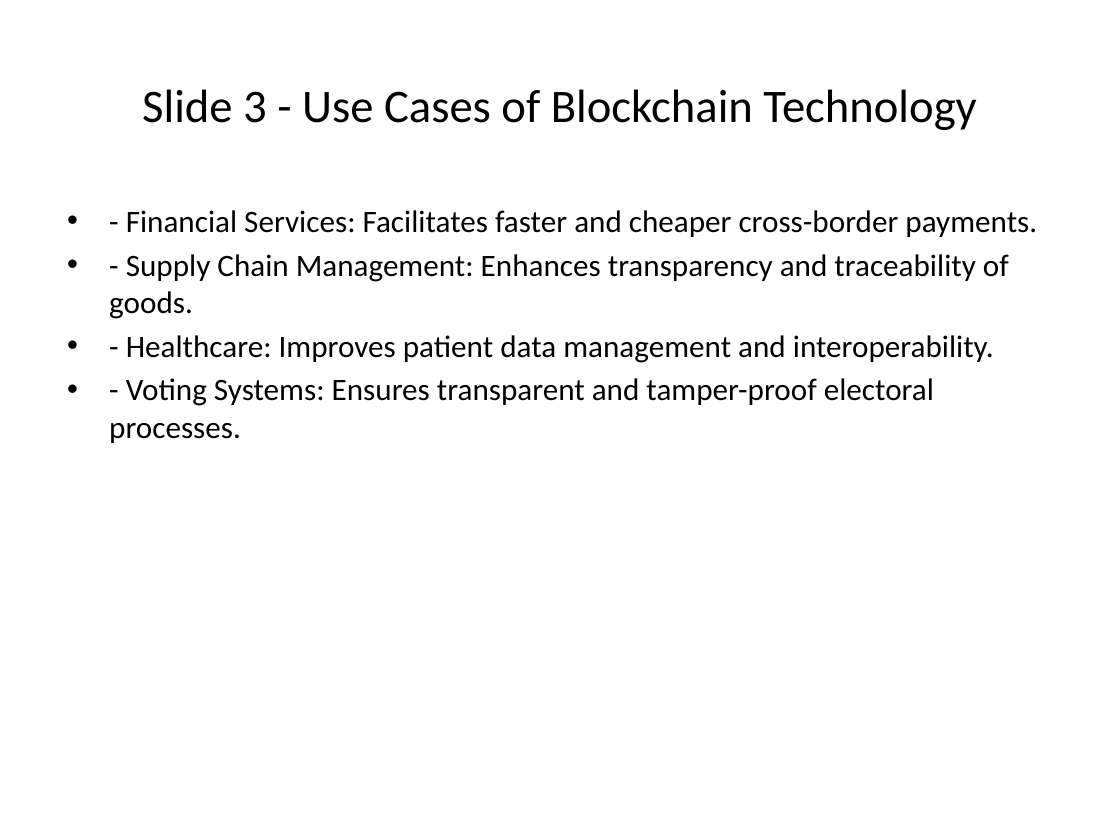
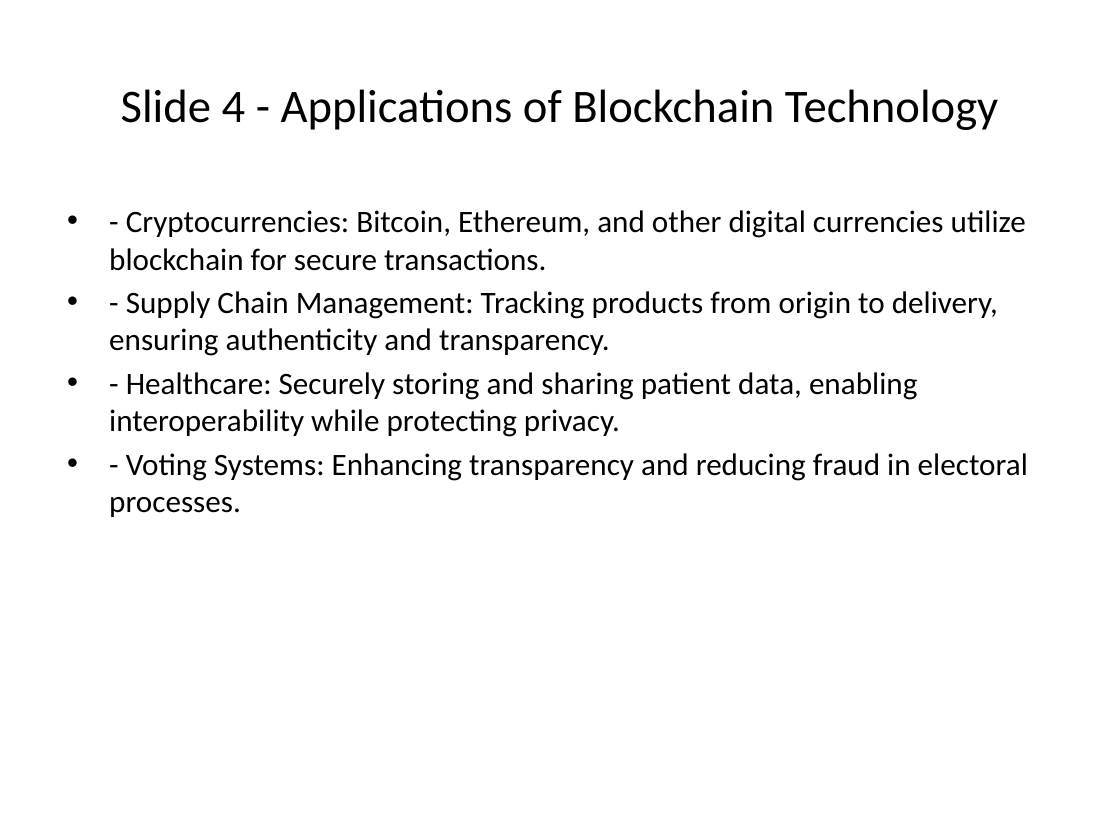
Before and after one commit to karan3486/bayhawk-bot, a slide deck: slide 4 of results/generated_presentation.pptx (slide 3 before the commit). Drawn at 1120x840 pixels with LibreOffice and Linux fonts; fonts in the diff are those of the drawing. Boxes give left, top, right and bottom in pixels: in the first picture for what was removed or moved away, otherwise in the second. Text is boxed around its words. In the diff, an @@ line names an element or a change of style, - is before the commit and + after.

```diff
--- a/results/generated_presentation.pptx
+++ b/results/generated_presentation.pptx
@@ title at <box>121,89,998,130</box>: text changed @@
-Slide 3 - Use Cases of Blockchain Technology
+Slide 4 - Applications of Blockchain Technology
@@ text at <box>109,210,1028,517</box>: text changed @@
-• - Financial Services: Facilitates faster and cheaper cross-border payments.
-• - Supply Chain Management: Enhances transparency and traceability of goods.
-• - Healthcare: Improves patient data management and interoperability.
-• - Voting Systems: Ensures transparent and tamper-proof electoral processes.
+• - Cryptocurrencies: Bitcoin, Ethereum, and other digital currencies utilize blockchain for secure transactions.
+• - Supply Chain Management: Tracking products from origin to delivery, ensuring authenticity and transparency.
+• - Healthcare: Securely storing and sharing patient data, enabling interoperability while protecting privacy.
+• - Voting Systems: Enhancing transparency and reducing fraud in electoral processes.
```
Also in this commit, not shown: 3 other slides changed, 1 slide added, 1 slide removed, 7 other files.
